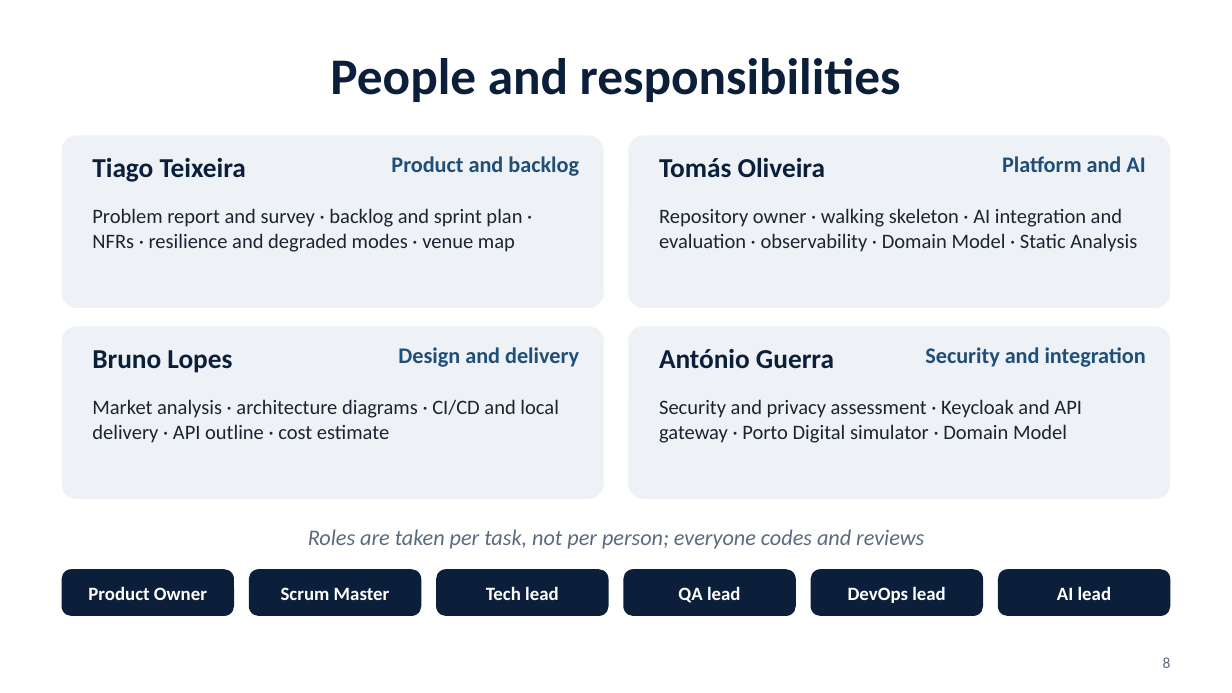
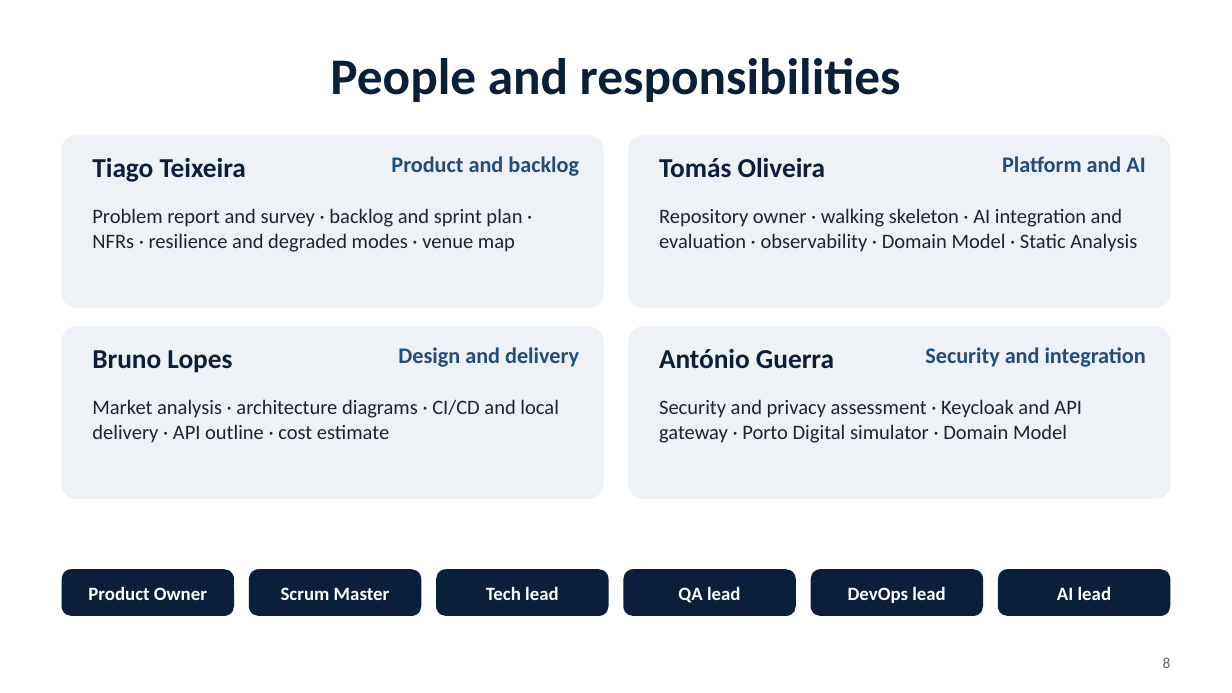
Before and after one commit to tomasoliveira21/LABDSOF, a slide deck: slide 8 of Docs/Presentation/Farol_Sprint_A_PL_Presentation.pptx. Drawn at 1232x693 pixels with LibreOffice and Linux fonts; fonts in the diff are those of the drawing. Boxes give left, top, right and bottom in pixels: in the first picture for what was removed or moved away, otherwise in the second. Text is boxed around its words. In the diff, an @@ line names an element or a change of style, - is before the commit and + after.

```diff
--- a/Docs/Presentation/Farol_Sprint_A_PL_Presentation.pptx
+++ b/Docs/Presentation/Farol_Sprint_A_PL_Presentation.pptx
@@ text removed at [308, 529, 924, 549] @@
-Roles are taken per task, not per person; everyone codes and reviews
```
Also in this commit, not shown: 1 other file.
